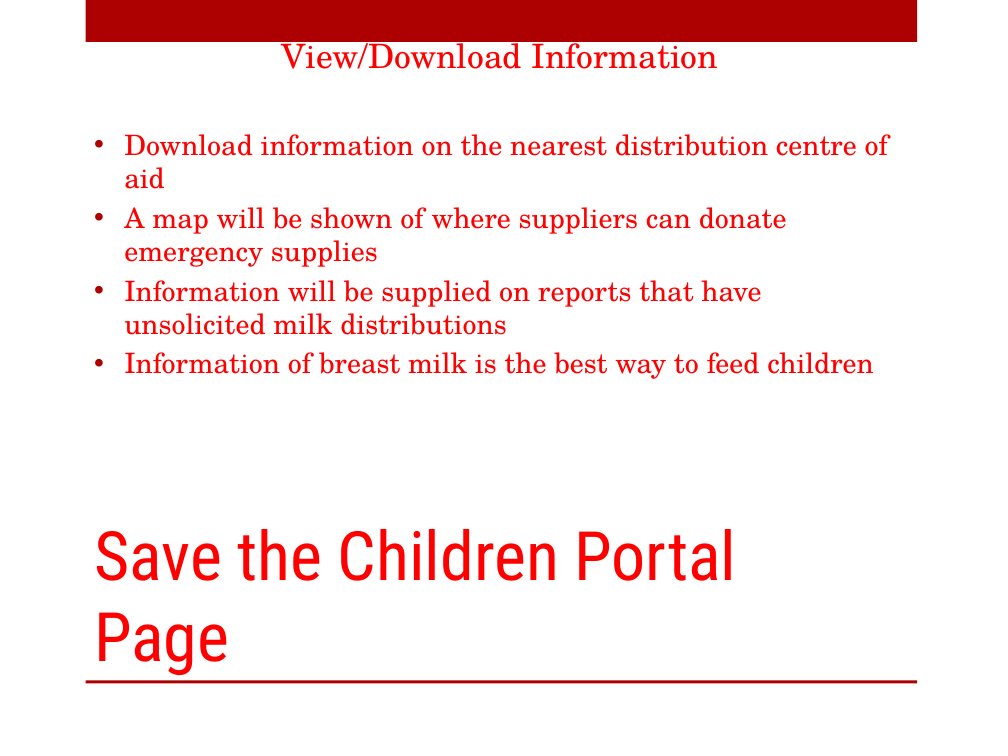
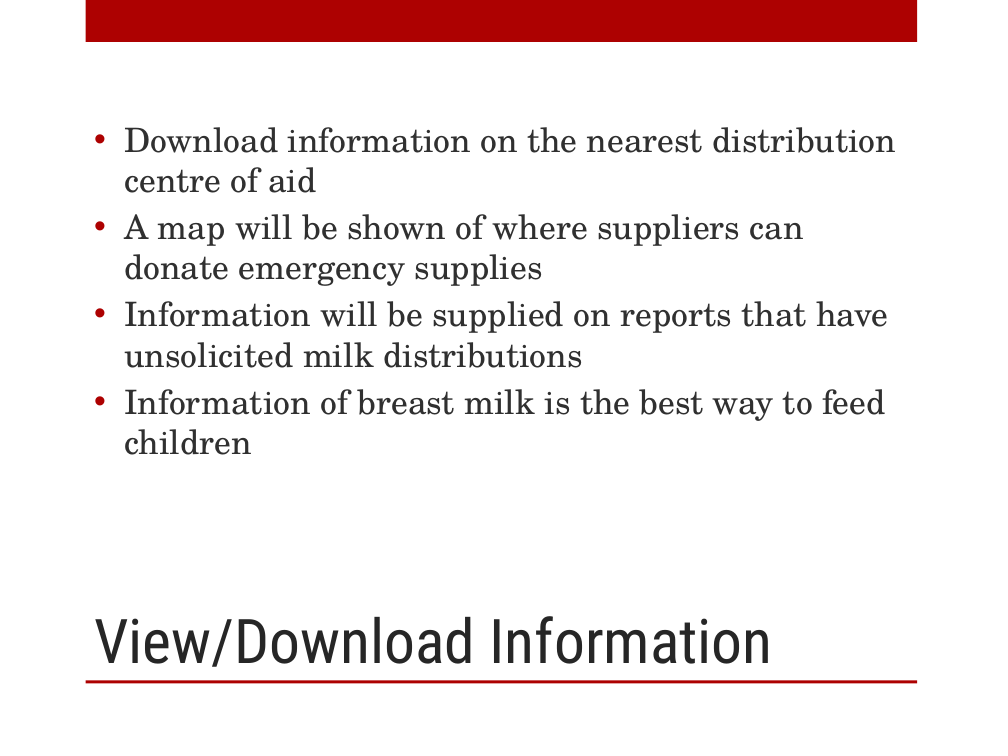
Before and after one commit to dumitruc/ve-hack-day, a slide deck: slide 29 of PPT/SaveTheChildren.pptx (slide 34 before the commit). Drawn at 1008x756 pixels with LibreOffice and Linux fonts; fonts in the diff are those of the drawing; background and template pictures are left out. Boxes give left, top, right and bottom in pixels: in the first picture for what was removed or moved away, otherwise in the second. Text is boxed around its words. In the diff, an @@ line names an element or a change of style, - is before the commit and + after.

```diff
--- a/PPT/SaveTheChildren.pptx
+++ b/PPT/SaveTheChildren.pptx
@@ text at [124,127,896,455]: paragraph removed @@
-View/Download Information
@@ text "Download information on the nearest ..." at [124,127,896,455]: size 20 to 24 pt, text colour #FF0000 to #303030 @@
@@ title removed at [94,529,737,676] @@
-Save the Children Portal Page
@@ title added at [94,616,772,667], 44 pt, text #262626 @@
+View/Download Information
```
Also in this commit, not shown: 5 other slides changed, 4 slides added, 8 slides removed, 1 other file.
